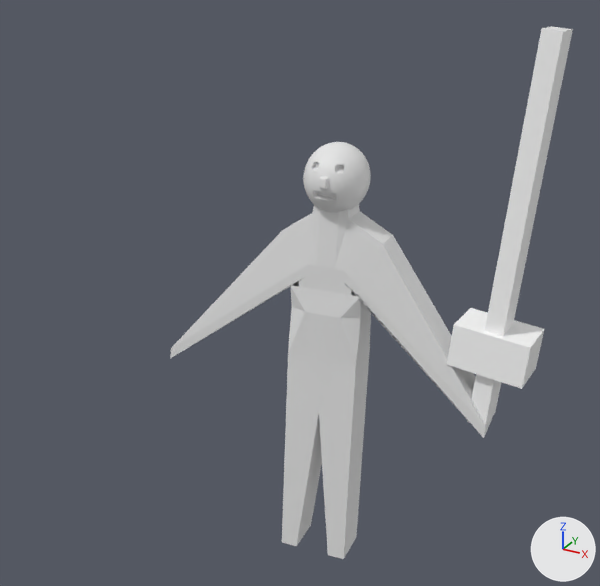
An edit to the FBX model Resources/strongAttack/strongAttack.fbx, drawn before and after from the same camera.
One viewpoint serves both versions: a 50 mm lens placed at (2.64, -4.99, 4.73), pointed at (0.02, -0.22, 2.34). Lighting does not change. The marker at lower right points along +X, +Y and +Z.

In view in the first picture: '立方体'.
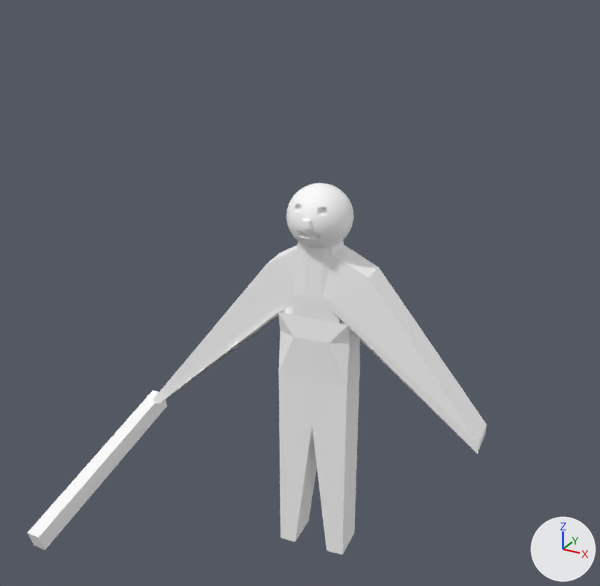
The change, as a list of edits to the scene's bpy script:
```text
Add img_player_png_001:
    img_player_png_001 = load_image('player.png.001', '../player/player.png', 20, 20, 'sRGB')
Add mat_material_003:
    mat_material_003 = principled_material('Material.003')
    mat_material_003.texture = img_player_png  # with its transparency
Add mat_none_001:
    mat_none_001 = principled_material('None.001')
    mat_none_001.texture = img_player_png_001
    mat_none_001.roughness = 0.0
Change me_立方体:
    used by ob_立方体; location = (0.141, -0.622, 0.327); rotation_euler = (0.947, 0.0, 0.0), in degrees (54, 0, 0); scale = (1.0, 1.11, 1.08)
    remove me_立方体.from_pydata(...)  # 8094 vertices, 16160 faces; spans x -1.44..1.45, y -0.02..3.46, z -0.89..1.31
    remove me_立方体.materials.append(mat_none)  # picture img_player_png
    remove me_立方体.materials.append(mat_material_001)  # white #e7e7e7
    add me_立方体.from_pydata(...)  # 8086 vertices, 16160 faces; spans x -1.71..1.34, y -0.01..3.08, z -0.32..1.47
    me_立方体 part 1: the loose piece of 7938 vertices spanning x -0.33..0.15, y 2.25..2.72, z 0.56..1.04 is turned -32.2 degrees about the x axis through its middle, then moved by (0.14, 0.37, -0.82), in mat_material_003 (picture img_player_png)
    me_立方体 part 2: a new loose piece of 140 vertices spanning x -1.68..1.34, y -0.01..2.97, z -0.32..0.13, in mat_material_003 (picture img_player_png)
    me_立方体 part 3: the loose piece of 8 vertices spanning x 0.87..1.45, y 1.49..1.95, z -0.09..0.37 is deleted
    me_立方体 part 4
    148 vertices are removed from x -1.44..1.37, y -0.02..3.46, z -0.89..1.31
    282 faces are deleted
    8 vertices are added at x -1.71..-1.59, y 0.27..0.88, z -0.19..1.47
    12 new faces join them, mat_none_001 (picture img_player_png_001)
    add me_立方体.materials.append(mat_material_003)  # picture img_player_png
    add me_立方体.materials.append(mat_none_001)  # picture img_player_png_001
Change ob_立方体:
    ob_立方体.scale: (1.0, 1.11, 1.08) -> (1.0, 1.0, 1.0)
    ob_立方体.location: (0.141, -0.622, 0.327) -> (0.0, 0.0, 0.0)
    ob_立方体.rotation_euler: (0.947, 0.0, 0.0) -> (1.571, 0.0, 0.0)  # degrees (54, 0, 0) -> degrees (90, 0, 0)
```

Boxes [x1, y1, x2, y2] around the edits, measured in the pictures (600 x 586 px; the box of a moved part takes in the faces that stretch with it):
'立方体', reshaped, moved, turned, rescaled
    before: [171, 26, 573, 559]
    after: [27, 183, 487, 555]
part 1 of me_立方体, moved or reshaped
    before: [303, 142, 371, 212]
    after: [286, 183, 354, 249]
part 2 of me_立方体, added
    after: [153, 240, 487, 555]
part 3 of me_立方体, deleted
    before: [447, 308, 544, 389]
part 4 of me_立方体, cut back
    before: [171, 26, 573, 559]
    after: [27, 390, 167, 550]
